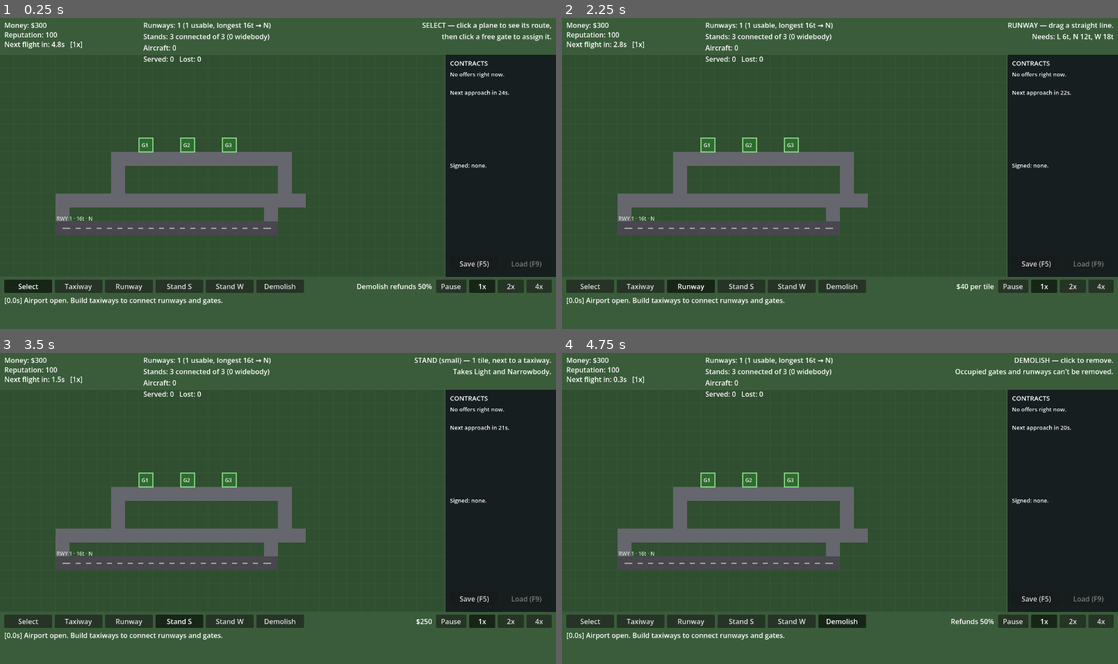
Above: before the commit, frames 1-4 (two rows, left to right).
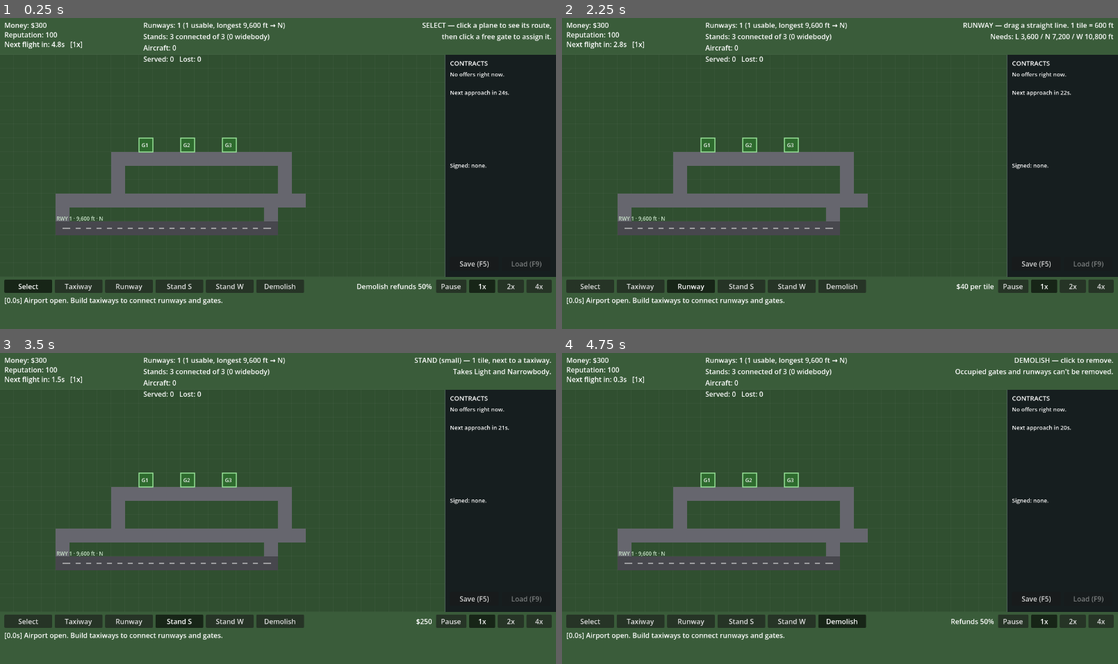
Above: after the commit, the same moments.

Repository: gerp93/airport
Game: Godot game, scene res://Main.tscn
Same seed, same stepped clock (60 frames per second), same inputs: the game is played once before the commit and once after it.
Inputs:
- Up to frame 1 (0.25 s): no input
- Up to frame 2 (2.25 s): click "Select" at 0.5 s; click "Taxiway" at 1.25 s; click "Runway" at 2 s
- Up to frame 3 (3.5 s): click "Stand S" at 2.75 s
- Up to frame 4 (4.75 s): click "Stand W" at 3.5 s; click "Demolish" at 4.25 s

The runs differ from the first frame. In frame 1, 0.1% of the frame differs, in the area x 13-52%, y 1-66%; in frame 2, 0.6%, in the area x 13-100%, y 1-66%; in frame 3, 0.1%; in frame 4, 0.1%.

Commit message:
Show runway lengths in feet with the tile scale surfaced
Runway length was reported in raw tiles, which means nothing to a player
thinking in real runway lengths. Everything now reads in feet at 600 ft per
tile, which puts the class minimums on realistic numbers: 3,600 ft for a
light twin, 7,200 for a narrowbody, 10,800 for a widebody.

Feet over metres is a deliberate call. ICAO standardises on metres for
aerodrome dimensions and most of the world's AIPs publish runway length that
way, but feet is the US/FAA convention and carries the recognisable landmark
figures this genre trades on. FEET_PER_TILE and LENGTH_UNIT convert the whole
UI if that call changes; the underlying tile math is untouched.

The scale is stated to the player rather than left to be inferred — the
runway tool reads "1 tile = 600 ft" alongside the per-class minimums.

Also adds a live length readout while dragging a runway ("10,800 ft · takes
W · $720"). Previously the drag only showed "$40 per tile", so you found out
which class your runway cleared after paying for it.

Co-Authored-By: Claude Opus 5 <noreply@anthropic.com>

Diff:
--- a/Main.gd
+++ b/Main.gd
@@ -32,6 +32,13 @@
 		"pay_min": 330, "pay_max": 480, "turnaround": 13.0, "scale": 1.35,
 	},
 ]
+
+# Runway lengths are shown to the player in feet. ICAO standardises on metres
+# for aerodrome dimensions, but feet is the US/FAA convention and gives the
+# recognisable landmark numbers (7,200 ft, 10,800 ft) this genre trades on.
+# Switch this pair to convert the whole UI to metres.
+const FEET_PER_TILE := 600
+const LENGTH_UNIT := "ft"
 
 const COST_TAXIWAY := 15
 const COST_RUNWAY_TILE := 40
@@ -576,8 +583,8 @@
 				if not grid.has_usable_runway():
 					reason = "no usable runway"
 				elif not any_runway_fits(p):
-					reason = "no runway long enough for a %s (needs %d tiles)" % [
-						class_of(p)["name"].to_lower(), class_of(p)["min_runway"],
+					reason = "no runway long enough for a %s (needs %s)" % [
+						class_of(p)["name"].to_lower(), length_str(class_of(p)["min_runway"]),
 					]
 				elif not any_gate_fits(p):
 					reason = "no stand big enough for a %s" % class_of(p)["name"].to_lower()
@@ -820,7 +827,7 @@
 	var id := grid.place_runway(cells)
 	var runway = grid.get_runway(id)
 	if cells.size() < AirportGrid.MIN_RUNWAY_LEN:
-		add_log("Built Runway %d for $%d — TOO SHORT (needs %d tiles)." % [id + 1, cost, AirportGrid.MIN_RUNWAY_LEN])
+		add_log("Built Runway %d for $%d — TOO SHORT (needs %s)." % [id + 1, cost, length_str(AirportGrid.MIN_RUNWAY_LEN)])
 	elif not grid.runway_is_usable(runway):
 		add_log("Built Runway %d for $%d — no taxiway connection yet." % [id + 1, cost])
 	else:
@@ -1057,11 +1064,28 @@
 	$UI/ContractPanel/LoadBtn.disabled = not FileAccess.file_exists(SAVE_PATH)
 
 
+# GDScript has no thousands separator, and "10800 ft" reads badly.
+func _grouped(n: int) -> String:
+	var s := str(n)
+	var out := ""
+	var count := 0
+	for i in range(s.length() - 1, -1, -1):
+		out = s[i] + out
+		count += 1
+		if count % 3 == 0 and i > 0:
+			out = "," + out
+	return out
+
+
+func length_str(tiles: int) -> String:
+	return "%s %s" % [_grouped(tiles * FEET_PER_TILE), LENGTH_UNIT]
+
+
 func _class_requirements() -> String:
 	var parts := []
 	for c in CLASSES:
-		parts.append("%s %dt" % [c["code"], c["min_runway"]])
-	return "Needs: " + ", ".join(parts)
+		parts.append("%s %s" % [c["code"], _grouped(c["min_runway"] * FEET_PER_TILE)])
+	return "Needs: " + " / ".join(parts) + " " + LENGTH_UNIT
 
 
 func _update_contract_ui() -> void:
@@ -1081,7 +1105,7 @@
 			"pays $%d bonus" % offer["reward"],
 			"fail: -%d reputation" % offer["penalty"],
 			"",
-			"Needs %dt runway + %s stand." % [cls["min_runway"], "widebody" if cls["gate_size"] >= 2 else "small"],
+			"Needs %s runway + %s stand." % [length_str(cls["min_runway"]), "widebody" if cls["gate_size"] >= 2 else "small"],
 		]
 		if not can_handle_class(offer["size"]):
 			lines.append("")
@@ -1136,8 +1160,8 @@
 	for r in grid.runways:
 		if grid.runway_is_usable(r):
 			longest = max(longest, r["cells"].size())
-	stats_label.text = "Runways: %d (%d usable, longest %dt → %s)\nStands: %d connected of %d (%d widebody)\nAircraft: %d\nServed: %d   Lost: %d" % [
-		grid.runways.size(), usable_runways, longest, _runway_capability(longest),
+	stats_label.text = "Runways: %d (%d usable, longest %s → %s)\nStands: %d connected of %d (%d widebody)\nAircraft: %d\nServed: %d   Lost: %d" % [
+		grid.runways.size(), usable_runways, length_str(longest), _runway_capability(longest),
 		connected_gates, grid.gates.size(), wide_stands, planes.size(),
 		served, diverted,
 	]
@@ -1150,8 +1174,18 @@
 			hint_label.text = "TAXIWAY — click or drag to paint.\nGates and runways need a taxiway connection."
 			tool_info_label.text = "$%d per tile" % COST_TAXIWAY
 		Tool.RUNWAY:
-			hint_label.text = "RUNWAY — drag a straight line.\n%s" % _class_requirements()
-			tool_info_label.text = "$%d per tile" % COST_RUNWAY_TILE
+			hint_label.text = "RUNWAY — drag a straight line. 1 tile = %d %s\n%s" % [
+				FEET_PER_TILE, LENGTH_UNIT, _class_requirements(),
+			]
+			# Live length while dragging — you need to know when you cross a
+			# class threshold, not after you've paid for the runway.
+			if is_dragging and grid.in_bounds(drag_start) and grid.in_bounds(hover_cell):
+				var n: int = grid.line_cells(drag_start, hover_cell).size()
+				var cap := _runway_capability(n)
+				var takes := "too short" if cap == "-" else "takes " + cap
+				tool_info_label.text = "%s · %s · $%d" % [length_str(n), takes, COST_RUNWAY_TILE * n]
+			else:
+				tool_info_label.text = "$%d per tile" % COST_RUNWAY_TILE
 		Tool.GATE_SMALL:
 			hint_label.text = "STAND (small) — 1 tile, next to a taxiway.\nTakes Light and Narrowbody."
 			tool_info_label.text = "$%d" % COST_GATE_TILE
@@ -1232,7 +1266,7 @@
 		for c in cells:
 			draw_rect(_cell_rect(c), Color(1.0, 0.35, 0.35, 0.9), false, 1.0)
 
-	var label := "RWY %d · %dt · %s" % [r["id"] + 1, cells.size(), _runway_capability(cells.size())]
+	var label := "RWY %d · %s · %s" % [r["id"] + 1, length_str(cells.size()), _runway_capability(cells.size())]
 	if cells.size() < AirportGrid.MIN_RUNWAY_LEN:
 		label += " (TOO SHORT)"
 	elif not usable:
@@ -1350,4 +1384,4 @@
 	if tool == Tool.RUNWAY and cells.size() > 1:
 		var cost := COST_RUNWAY_TILE * cells.size()
 		var anchor := grid.cell_to_world(cells[0]) + Vector2(-10, -16)
-		draw_string(ThemeDB.fallback_font, anchor, "%d tiles — $%d" % [cells.size(), cost], HORIZONTAL_ALIGNMENT_LEFT, -1, 12, Color(1, 1, 1))
+		draw_string(ThemeDB.fallback_font, anchor, "%s — $%d" % [length_str(cells.size()), cost], HORIZONTAL_ALIGNMENT_LEFT, -1, 12, Color(1, 1, 1))
Not shown, changed: README.md
